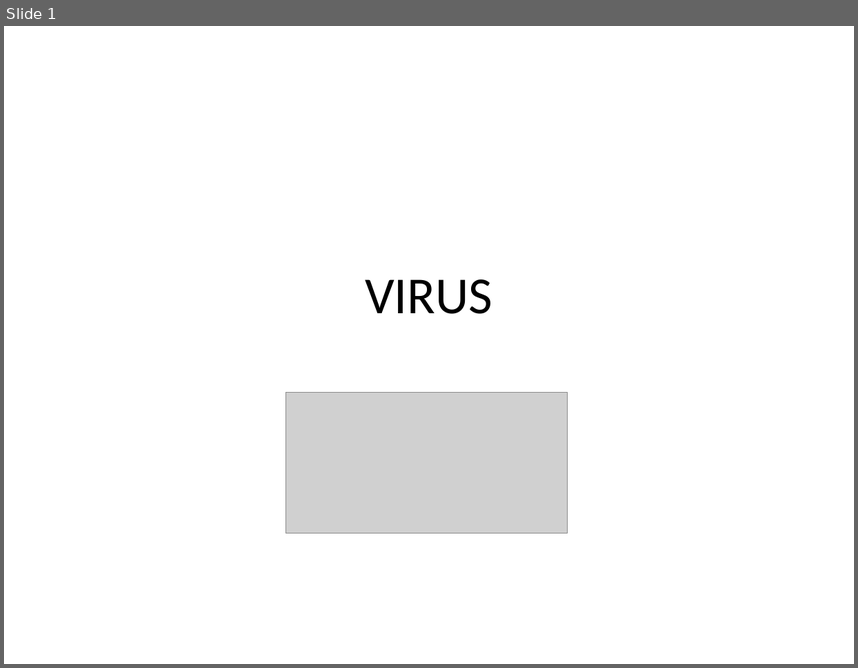
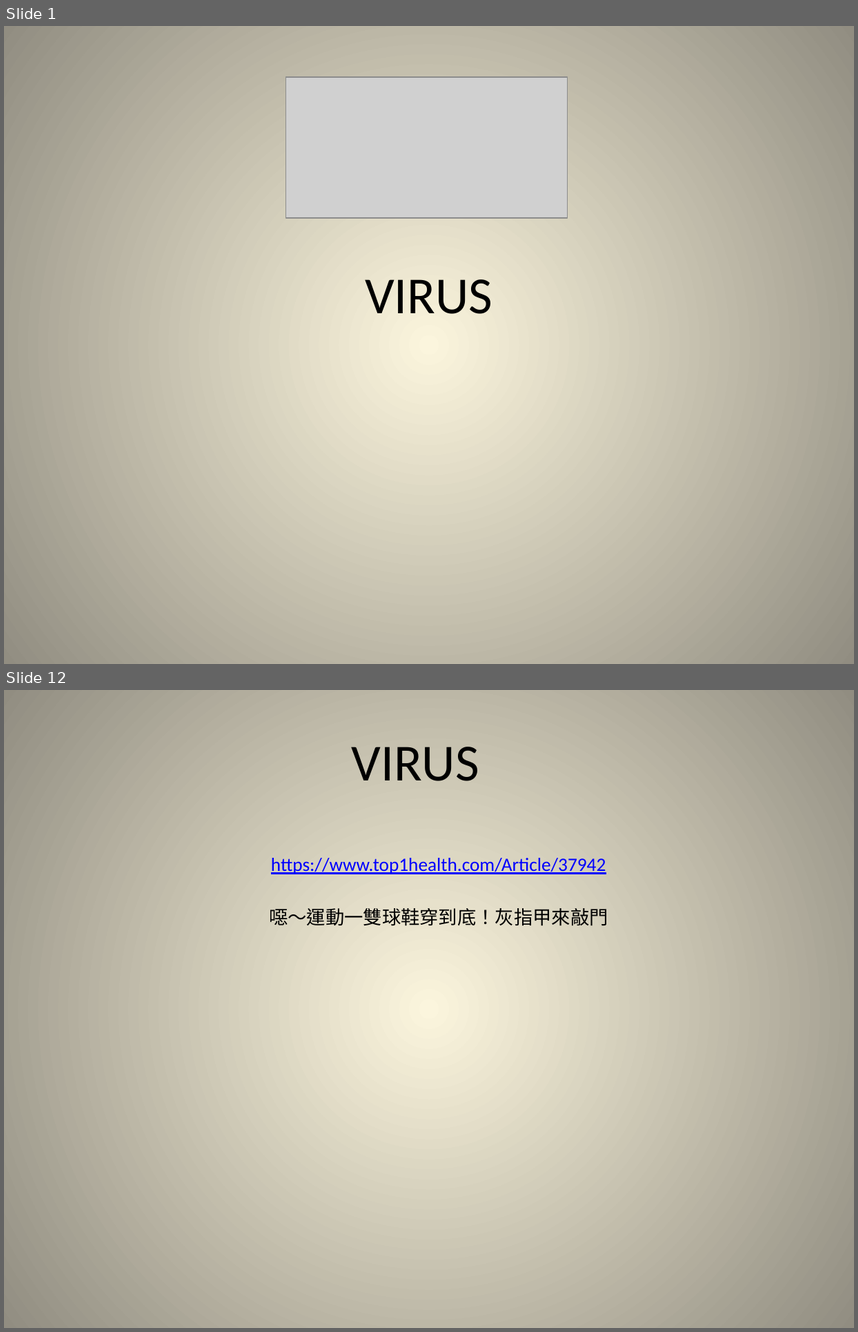
Before and after one commit to kevinlee584/ppt, a slide deck: virus.pptx. Shown one above the other, each under a label of ours: slide 1 before the commit, slides 1 and 12 after it; the slides between them are not shown. The pictures are 858x668 and 858x1332 pixels, drawn with LibreOffice and Linux fonts; fonts in the diff are those of the drawing; grey boxes stand for pictures. Boxes give left, top, right and bottom in pixels: in the first picture for what was removed or moved away, otherwise in the second. Text is boxed around its words. In the diff, an @@ line names an element or a change of style, - is before the commit and + after.

```diff
--- a/virus.pptx
+++ b/virus.pptx
@@ slide 12 added at [4,690,854,1328], background gradient #FCF7DD to #918E81 @@
@@ title added at [351,747,479,781], 44 pt, text #000000 @@
+VIRUS
@@ subtitle added at [269,858,608,926], 16 pt, text #0000FF, underline @@
+https://www.top1health.com/Article/37942
+噁～運動一雙球鞋穿到底！灰指甲來敲門
@@ slide 1 changed as well @@
@@ background #FFFFFF to gradient #FCF7DD to #918E81 @@
@@ picture: place and size @@
-picture at [286,392,567,534]
+picture at [286,77,567,218]
```
Also in this commit, not shown: 12 other slides added.
